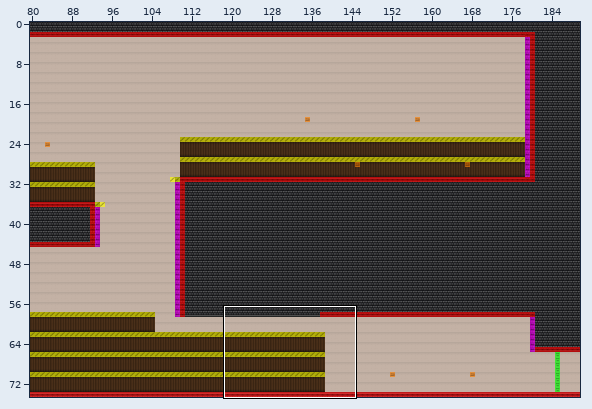
Tiled map -- res/maps/level4.tmx. The picture above shows the old version from afar; the outline marks the close-up.
Close-up. Before:
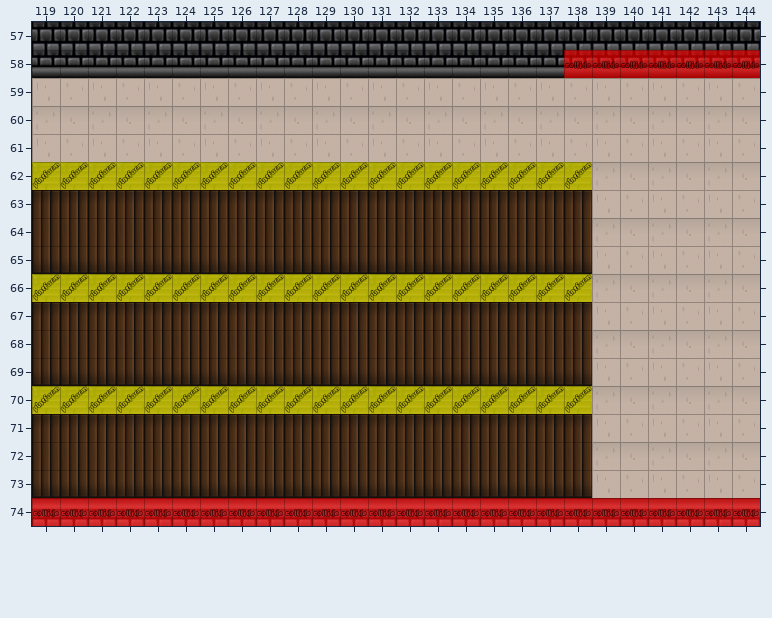
Cells are 64x64 px. Shown: x 119..144, y 57..74. The commit also changed other parts of the map, which this record leaves out.
Once edited:
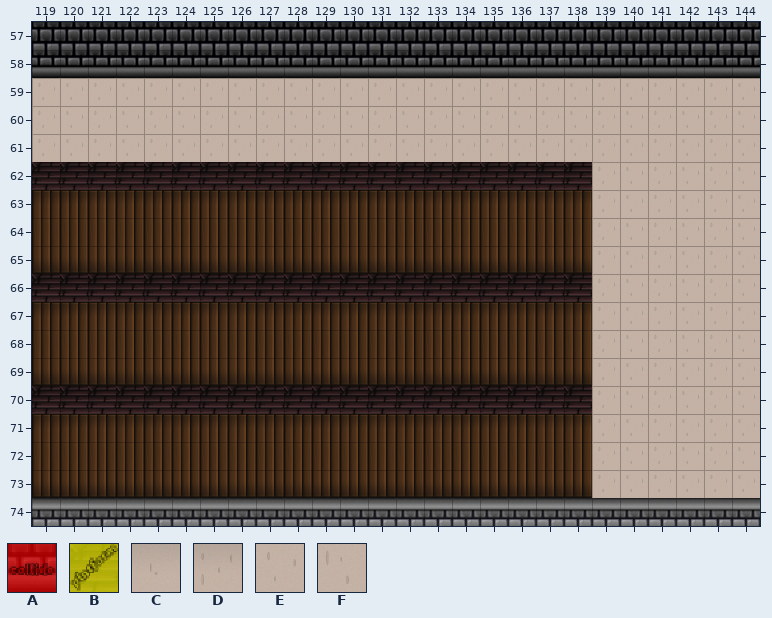
Key: from "Meta Tileset": A 3 "collision", B 4 "jump_through"; from "wall_library": C 1, D 2, E 4, F 5.
_ is an empty cell.
Tiles replaced or removed in this view: A, B, C, D, F.
See-through tiles are keyed as they look on the map.
Changes in this commit:
Changed rows in their new state; . is an unchanged cell.
Layer "Tile Layer 5":
first column x 119:
58 ...................EEEEEEE
59 E.E.E.E.E.E.E.E.E.E.E.E.E.
60 E.E.E.E.E.E.E.E.E.E.E.E.E.
61 E.E.E.E.E.E.E.E.E.E.E.E.E.
62 ....................E.E.E.
63 ....................E.E.E.
64 ....................E.E.E.
65 ....................E.E.E.
66 ....................E.E.E.
67 ....................E.E.E.
68 ....................E.E.E.
69 ....................E.E.E.
70 ....................E.E.E.
71 ....................E.E.E.
72 ....................E.E.E.
73 ....................E.E.E.
Layer "Collision" (now hidden):
first column x 138:
58 _______
first column x 119:
62 ____________________
first column x 119:
66 ____________________
first column x 119:
70 ____________________
first column x 119:
74 __________________________
